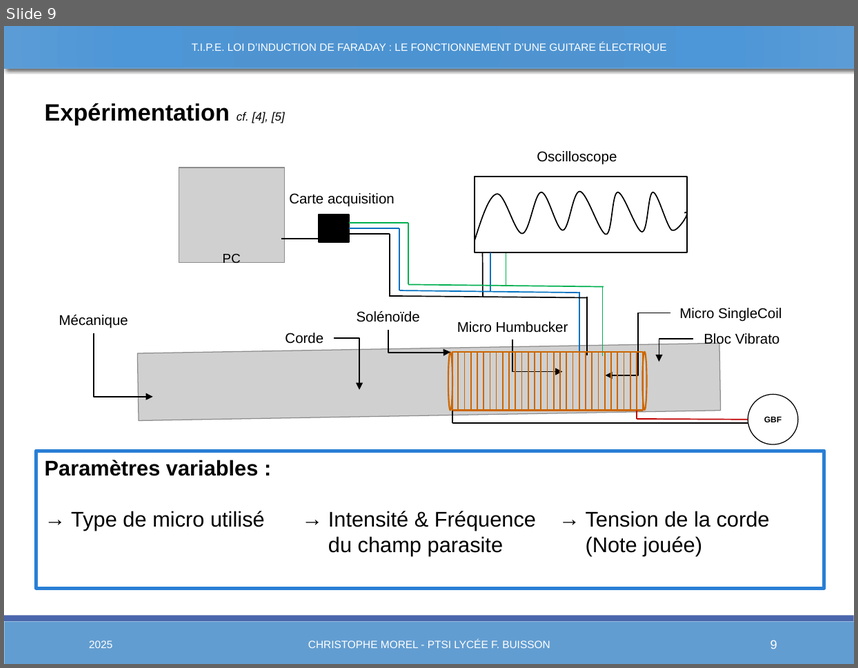
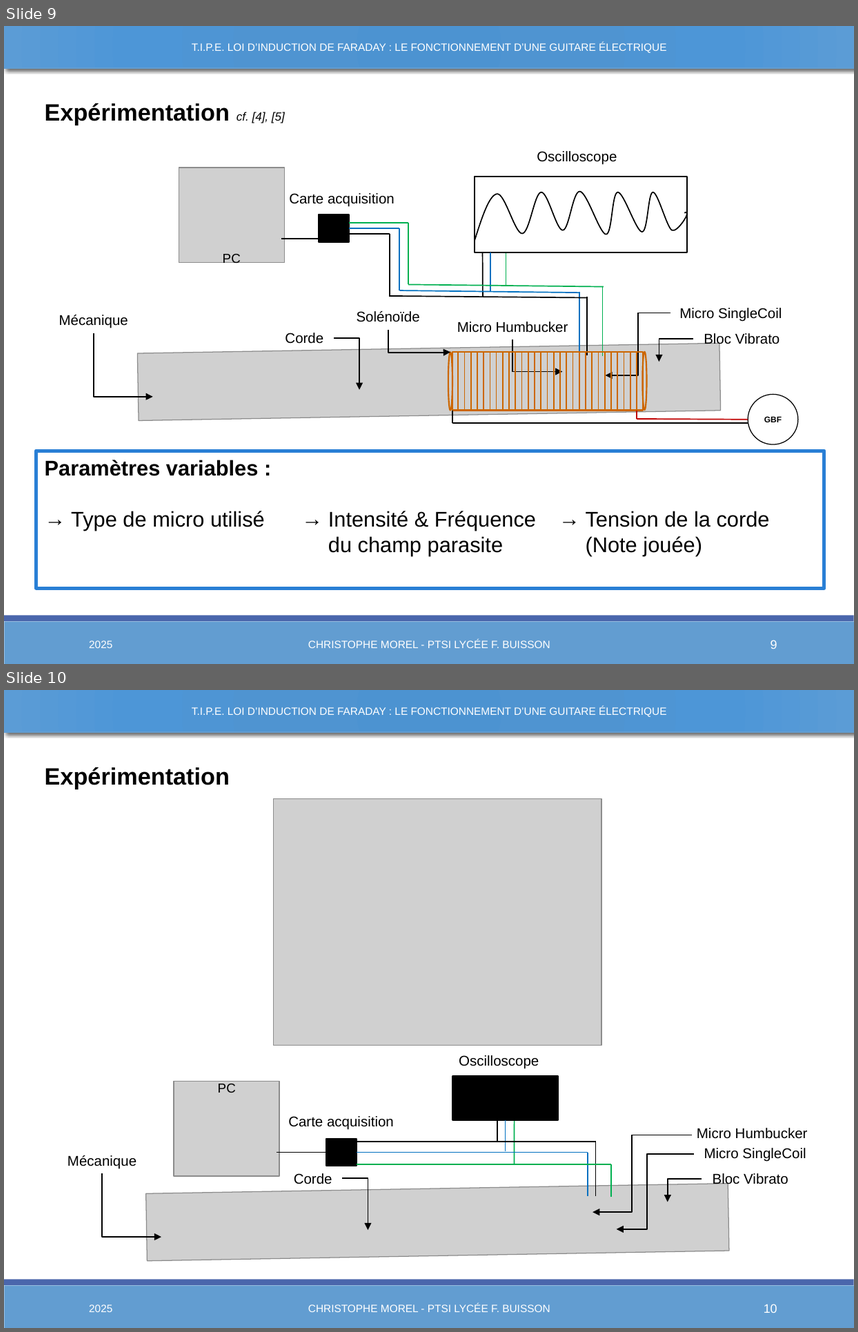
Before and after one commit to Chrismorel7/TIPE---Micro_guitare_elec, a slide deck: Views/Presentation3.pptx. Shown one above the other, each under a label of ours: slide 9 before the commit, slides 9 and 10 after it. The pictures are 858x668 and 858x1332 pixels, drawn with LibreOffice and Linux fonts; fonts in the diff are those of the drawing; grey boxes stand for pictures. Boxes give left, top, right and bottom in pixels: in the first picture for what was removed or moved away, otherwise in the second. Text is boxed around its words. In the diff, an @@ line names an element or a change of style, - is before the commit and + after.

```diff
--- a/Views/Presentation3.pptx
+++ b/Views/Presentation3.pptx
@@ slide 10 added at [4,690,854,1328], background #FFFFFF; not listed: 2 template elements that a slide beside it also shows @@
@@ rectangle added at [4,690,854,731], fill gradient #4C93D2 to #4F95D2 to #4E97D8 to #5C9DD7, outline #629DD1 1 pt @@
@@ text added at [192,706,666,717], 9 pt, text #FFFFFF @@
+T.I.P.E. LOI D’INDUCTION DE FARADAY : LE FONCTIONNEMENT D’UNE GUITARE ÉLECTRIQUE
@@ text added at [45,767,230,789], 20 pt, text #000000, bold @@
+Expérimentation
@@ picture added at [274,799,602,1045] @@
@@ rectangle added at [34,1083,824,1101], fill #FFFFFF, outline #FFFFFF 1.25 pt @@
@@ group added at [67,1055,808,1261]: 10 lines, 8 texts, 5 elbow arrows, 2 rectangles, 2 pictures @@
+PC
+Carte acquisition
+Oscilloscope
+Bloc Vibrato
+Micro SingleCoil
+Mécanique
+Corde
+Micro Humbucker
@@ text added at [89,1304,112,1312], 9 pt, text #FFFFFF @@
+2025
@@ text added at [308,1303,550,1312], 9 pt, text #FFFFFF @@
+CHRISTOPHE MOREL - PTSI LYCÉE F. BUISSON
@@ page number added at [764,1303,777,1312], 10.5 pt, text #FFFFFF @@
+10
```
Also in this commit, not shown: 1 other slide added, 12 other files.
